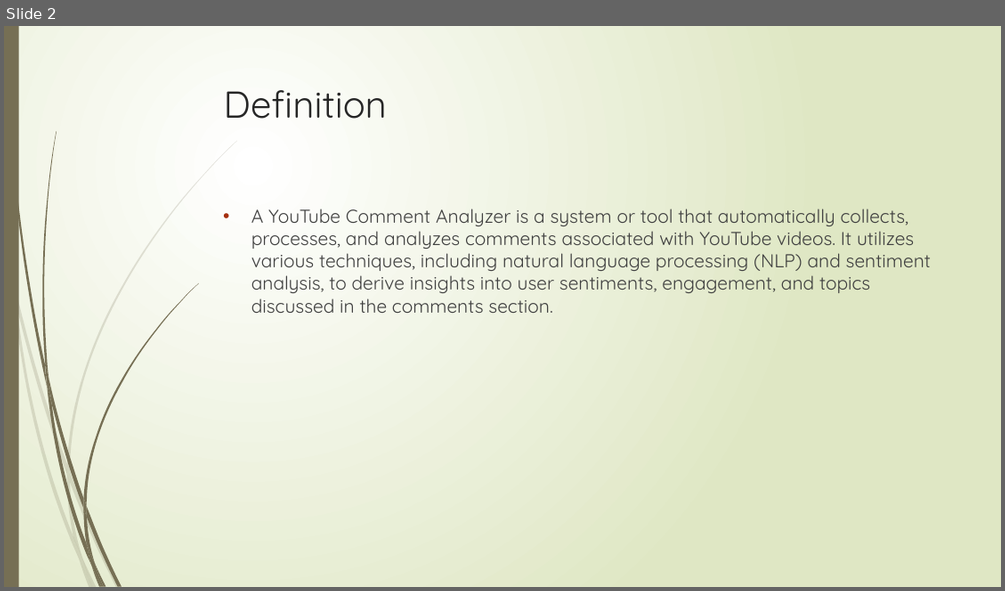
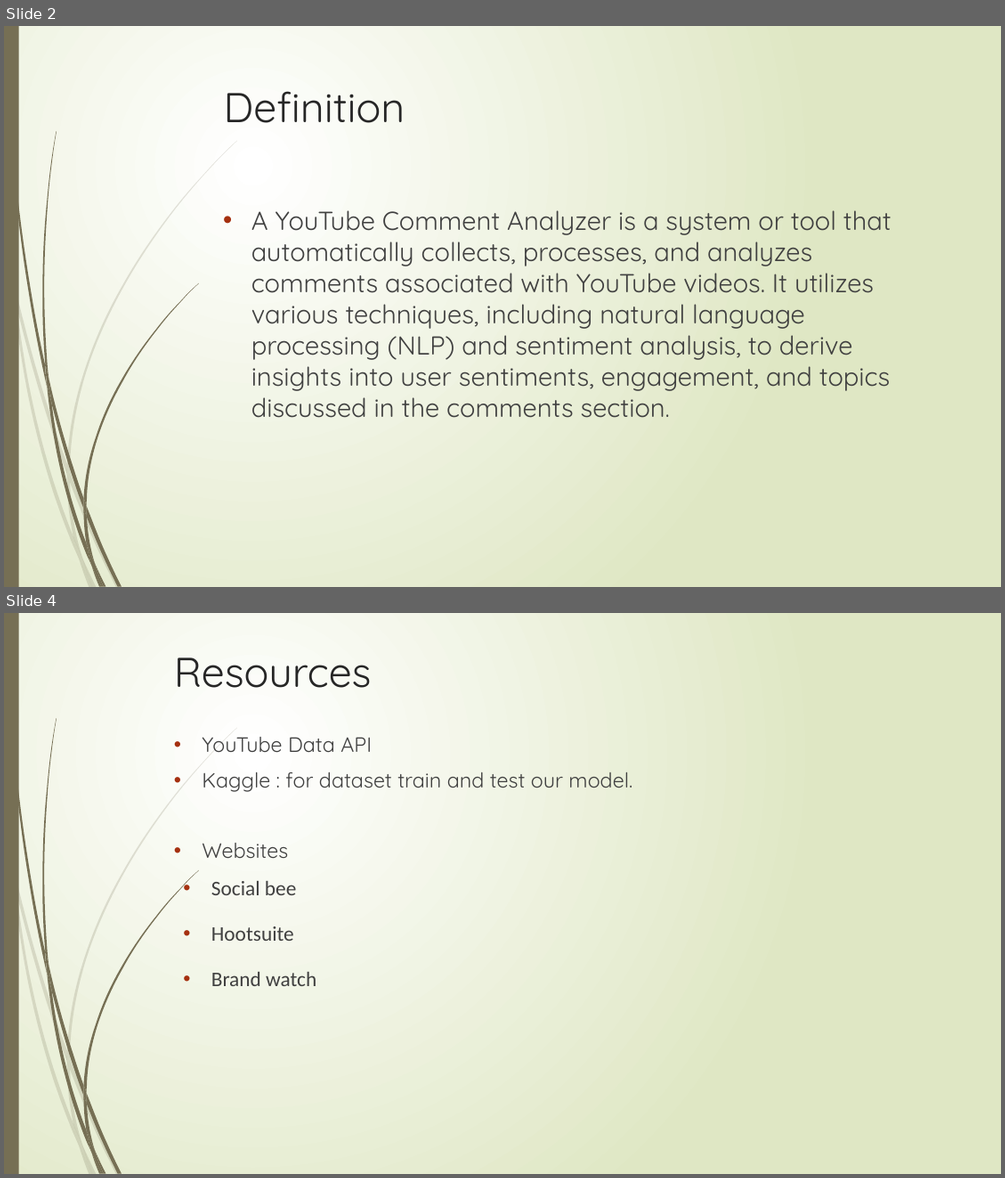
Before and after one commit to itsunilvithlani/2024_G7_Comment-Analyser, a slide deck: YouTube Comment Analyzer_presentation.pptx. Shown one above the other, each under a label of ours: slide 2 before the commit, slides 2 and 4 after it; the slides between them are not shown. The pictures are 1005x591 and 1005x1178 pixels, drawn with LibreOffice and Linux fonts; fonts in the diff are those of the drawing. Boxes give left, top, right and bottom in pixels: in the first picture for what was removed or moved away, otherwise in the second. Text is boxed around its words. In the diff, an @@ line names an element or a change of style, - is before the commit and + after.

```diff
--- a/YouTube Comment Analyzer_presentation.pptx
+++ b/YouTube Comment Analyzer_presentation.pptx
@@ slide 4 added at [4, 613, 1001, 1174], background gradient #FFFFFF to #DFE8C4; not listed: 23 template elements that a slide beside it also shows @@
@@ title added at [174, 657, 372, 688], 40 pt, text #262626 @@
+Resources
@@ text added at [202, 737, 632, 986], 20 pt, text #404040 @@
+• YouTube Data API
+• Kaggle : for dataset train and test our model.
+• Websites
+• Social bee
+• Hootsuite
+• Brand watch
@@ slide 2 changed as well @@
@@ title "Definition" at [224, 91, 405, 123]: size 36 to 40 pt @@
@@ text "A YouTube Comment Analyzer is ..." at [251, 210, 891, 418]: size 18 to 25 pt; size 18 to 23 pt in "section." @@
```
Also in this commit, not shown: 5 other slides changed, 8 other slides added, 8 slides removed, 1 other file.
